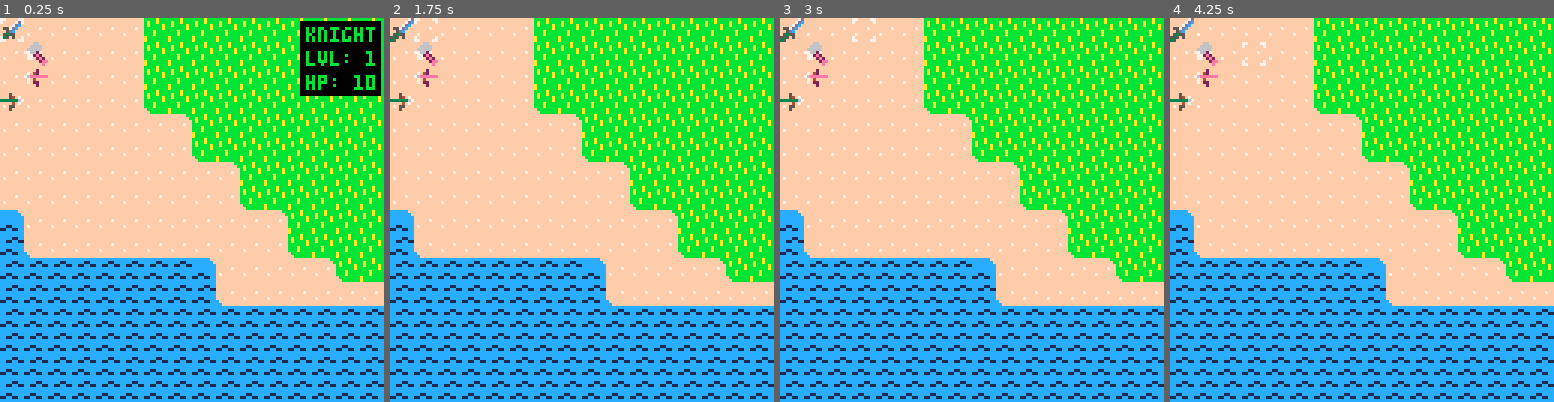
Above: before the commit, frames 1-4 (left to right).
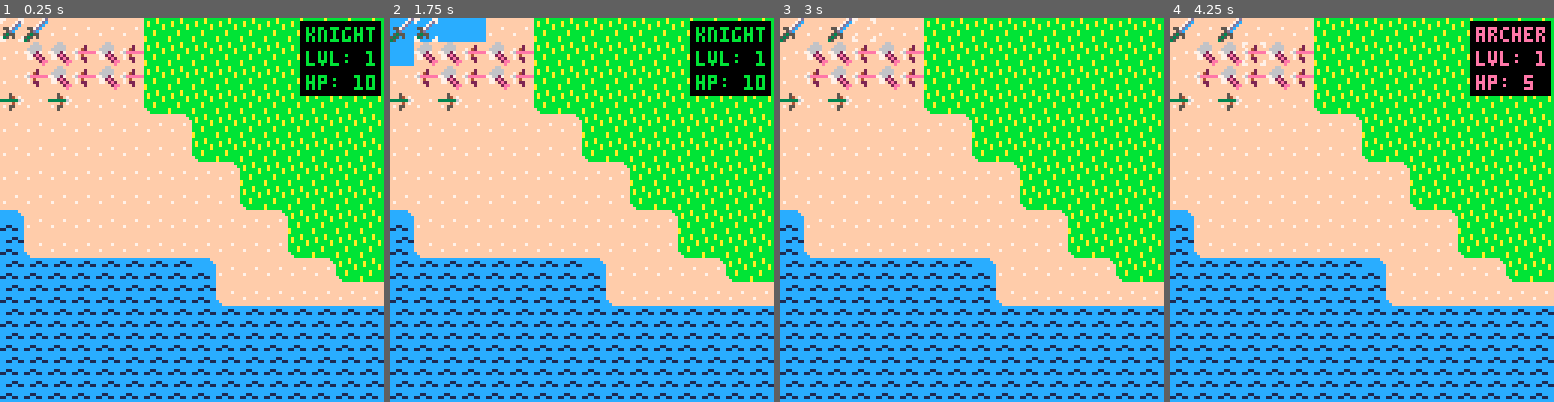
Above: after the commit, the same moments.

Repository: cstephen/PICO-8-Tactics
Game: PICO-8 cartridge tactics.p8
The game is run twice, just before and just after one commit, with the same random seed, the same clock (stepped at 60 frames per second) and the same inputs.
Inputs:
- Up to frame 1 (0.25 s): no input
- Up to frame 2 (1.75 s): tap X (X key) at 0.33, 1.07 s; tap O (Z key) at 0.7, 1.7 s; hold Right from 1.6 s (still down)
- Up to frame 3 (3 s): tap X (X key) at 1.85, 2.97 s; release Right at 2.1 s; tap O (Z key) at 2.1, 2.5, 2.9 s; hold Up 2.15-2.42 s; hold Right from 2.47 s (still down)
- Up to frame 4 (4.25 s): release Right at 3.03 s; hold Left 3.08-3.58 s; tap O (Z key) at 3.3, 3.7, 4.1 s; hold Down 3.63-3.97 s; hold Right from 4.02 s (still down); tap X (X key) at 4.08 s

The runs differ from the first frame. In frame 1, 1.4% of the frame differs, in the area x 6-38%, y 0-25%; in frame 2, 6.4%, in the area x 0-100%, y 0-25%; in frame 3, 1.4%; in frame 4, 5.5%.

Commit message:
Prevent enemy units from moving on top of each other.

Diff:
--- a/tactics.p8
+++ b/tactics.p8
@@ -121,8 +121,18 @@
 
   add(g_units.good, createunit(g_knight, 1, "good", 18, 0))
   add(g_units.good, createunit(g_archer, 1, "good", 18, 3))
+  add(g_units.good, createunit(g_knight, 1, "good", 19, 0))
+  add(g_units.good, createunit(g_archer, 1, "good", 20, 3))
   add(g_units.evil, createunit(g_dwarf, 1, "evil", 19, 1))
   add(g_units.evil, createunit(g_archer, 1, "evil", 19, 2))
+  add(g_units.evil, createunit(g_dwarf, 1, "evil", 20, 1))
+  add(g_units.evil, createunit(g_dwarf, 1, "evil", 20, 2))
+  add(g_units.evil, createunit(g_archer, 1, "evil", 21, 1))
+  add(g_units.evil, createunit(g_archer, 1, "evil", 21, 2))
+  add(g_units.evil, createunit(g_dwarf, 1, "evil", 22, 1))
+  add(g_units.evil, createunit(g_dwarf, 1, "evil", 22, 2))
+  add(g_units.evil, createunit(g_archer, 1, "evil", 23, 2))
+  add(g_units.evil, createunit(g_archer, 1, "evil", 23, 1))
 end
 
 function _update()
@@ -265,9 +275,11 @@
 
 function movespace()
   for space in all(g_spaces) do
-    local attackspaces = minmaxrange(space.x, space.y, g_chosen.attackmin, g_chosen.attackmax, nil, nil, {"good"}, {}, false)
-    if #attackspaces == 1 then
-      return space
+    if g_typemask[space.x][space.y] == "neutral" then
+      local attackspaces = minmaxrange(space.x, space.y, g_chosen.attackmin, g_chosen.attackmax, nil, nil, {"good"}, {}, false)
+      if #attackspaces == 1 then
+        return space
+      end
     end
   end
 
@@ -279,7 +291,19 @@
 end
 
 function randomspace()
-  return g_spaces[flr(rnd(#g_spaces)) + 1]
+  local attempted = {}
+  while #attempted < #g_spaces do
+    local random = flr(rnd(#g_spaces))
+    if inarray(random, attempted) == false then
+      add(attempted, random)
+      local space = g_spaces[flr(rnd(#g_spaces)) + 1]
+      if space.x == g_chosen.x and space.y == g_chosen.y then
+        return space
+      elseif g_typemask[space.x][space.y] != "evil" then
+        return space
+      end
+    end
+  end
 end
 
 function enemyturn()
@@ -307,6 +331,15 @@
     dest[key] = value
   end
   return dest
+end
+
+function inarray(needle, haystack)
+  for item in all(haystack) do
+    if item == needle then
+      return true
+    end
+  end
+  return false
 end
 
 function subtractspaces(sequence1, sequence2)
